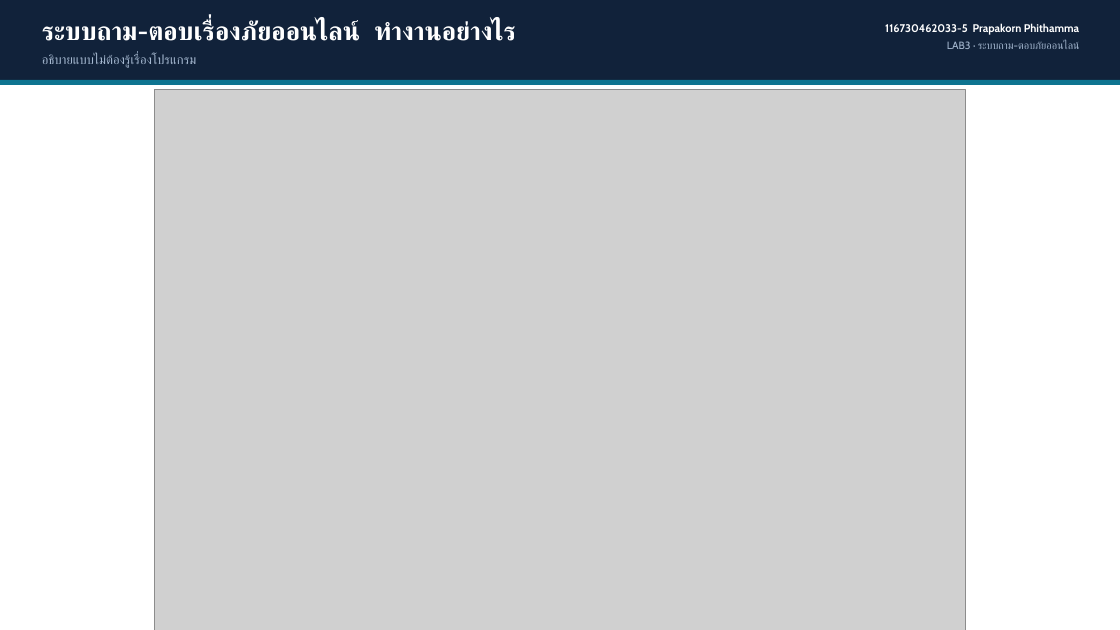
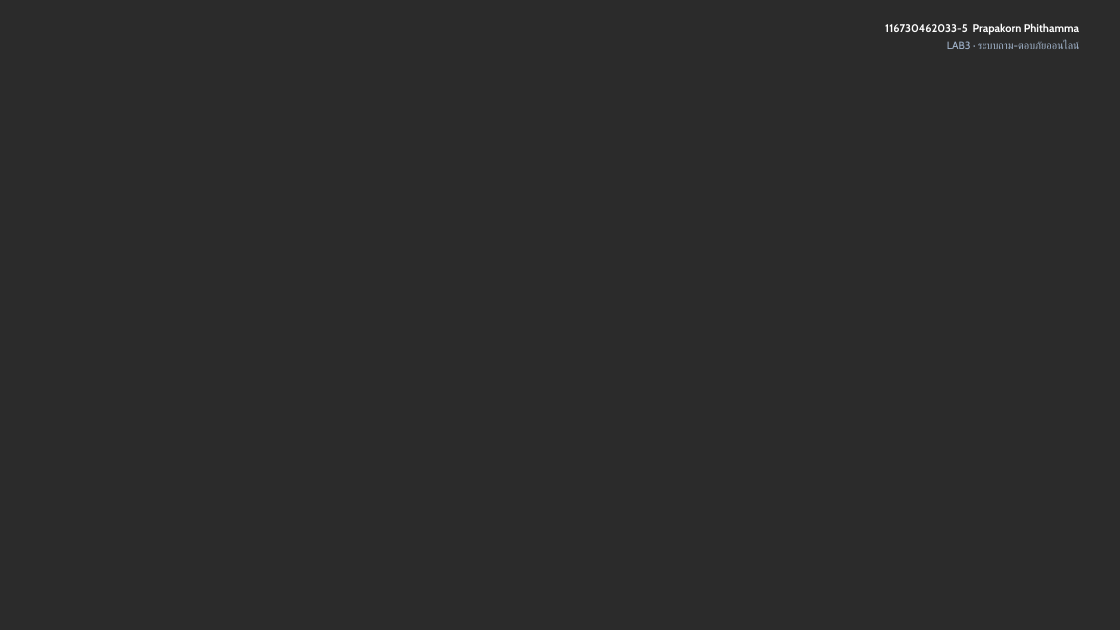
Before and after one commit to Mrbeer19/04622404-Advanced-Topics-in-Computer-Software, a slide deck: slide 1 of LAB3/LAB3-RAG-Workflow-Simple.pptx. Drawn at 1120x630 pixels with LibreOffice and Linux fonts; fonts in the diff are those of the drawing; grey boxes stand for pictures; background and template pictures are left out; a plain dark background stands for a picture behind light text. Boxes give left, top, right and bottom in pixels: in the first picture for what was removed or moved away, otherwise in the second. Text is boxed around its words. In the diff, an @@ line names an element or a change of style, - is before the commit and + after.

```diff
--- a/LAB3/LAB3-RAG-Workflow-Simple.pptx
+++ b/LAB3/LAB3-RAG-Workflow-Simple.pptx
@@ background #FFFFFF to picture (left out) @@
@@ rectangle removed at (0, 0, 1120, 80) @@
@@ text removed at (42, 21, 516, 68) @@
-ระบบถาม-ตอบเรื่องภัยออนไลน์ ทำงานอย่างไร
-อธิบายแบบไม่ต้องรู้เรื่องโปรแกรม
@@ rectangle removed at (0, 80, 1120, 85) @@
@@ picture removed at (155, 89, 966, 630) @@
```
Also in this commit, not shown: 1 other slide changed, 1 other file.
